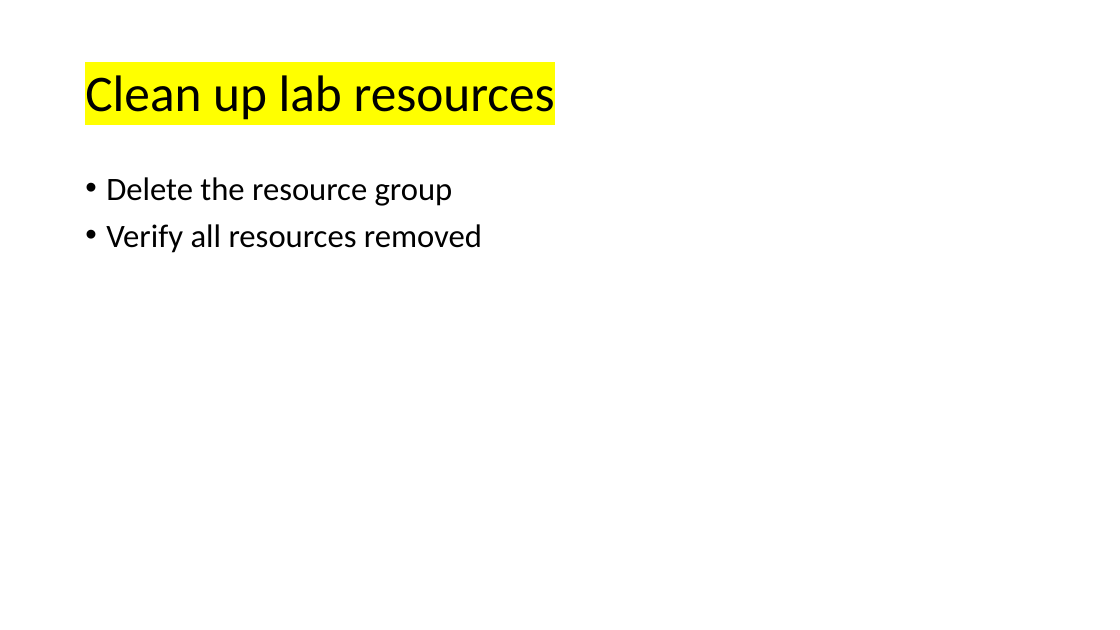
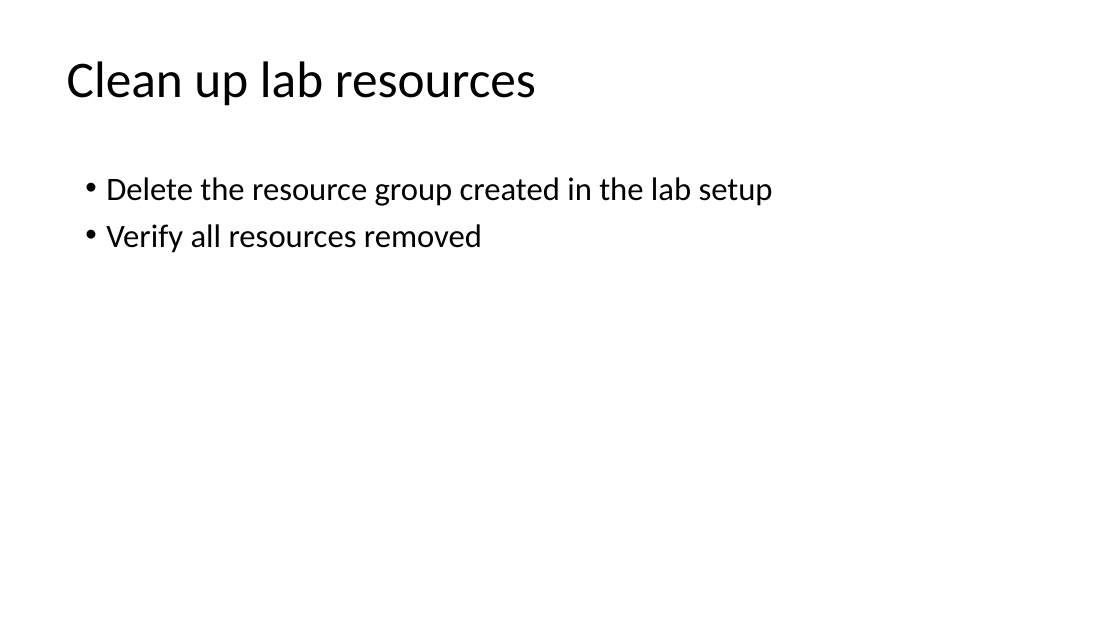
Before and after one commit to dkirby-ms/VeeamOnAzureLab, a slide deck: slide 23 of Veeam Lab Guide.pptx. Drawn at 1120x630 pixels with LibreOffice and Linux fonts; fonts in the diff are those of the drawing. Boxes give left, top, right and bottom in pixels: in the first picture for what was removed or moved away, otherwise in the second. Text is boxed around its words. In the diff, an @@ line names an element or a change of style, - is before the commit and + after.

```diff
--- a/Veeam Lab Guide.pptx
+++ b/Veeam Lab Guide.pptx
@@ title "Clean up lab resources": place and size @@
-title "Clean up lab resources" at (85,75,555,120)
+title "Clean up lab resources" at (67,61,536,106)
@@ title "Clean up lab resources" at (67,61,536,106): highlight #FFFF00 to none @@
@@ text at (106,177,773,206): text changed @@
-• Delete the resource group
+• Delete the resource group created in the lab setup
```
Also in this commit, not shown: 4 other slides changed, 2 slides added, 1 slide removed.
